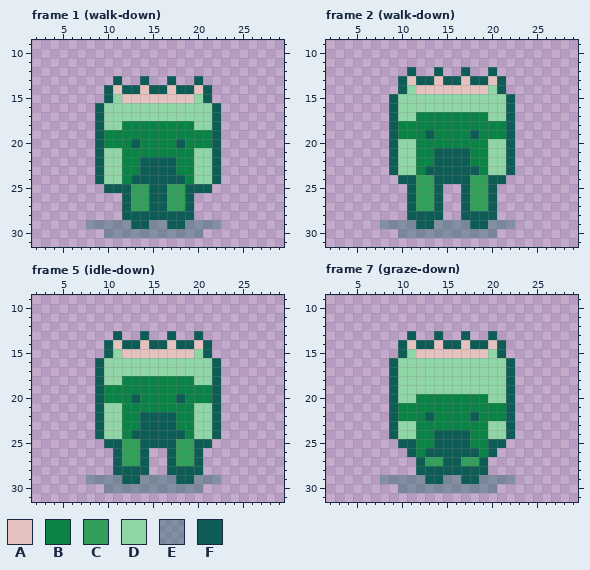
Pixel-art file -- assets/aseprite/actor_sheep.aseprite. This is how it looked before the edit.
32x32 pixels, 32 frames. Shown: frame 1 (walk-down): x 2..29, y 9..31; frame 2 (walk-down): x 2..29, y 9..31; frame 5 (idle-down): x 2..29, y 9..31; frame 7 (graze-down): x 2..29, y 9..31. The commit also changed other frames, which this record leaves out.
Visible layers, top first: "actor", "shadow".
Palette (. is transparent): A #e5c2c0  B #0c8346  C #329f5b  D #8fd5a6  E #0d5d565a  F #0d5d56
Pixels before, frame 1 (walk-down), first column x 8:
13 ...F..F..F..F..
14 ..FAFFAFFAFFAF.
15 ..FDAAAAAAAADF.
16 .FDDDDDDDDDDDDF
17 .FDDDDDDDDDDDDF
18 .FDDBBBBBBBBDDF
19 .FBBBBBBBBBBBBF
20 .FBBBFBBBBFBBBF
21 .FDDBBBBBBBBDDF
22 .FDDBBFFFFBBDDF
23 .FDDBBFFFFBBDDF
24 .FDDBFFFFFFBDDF
25 ..FFFCCFFCCFFF.
26 ....FCCFFCCF...
27 ....FCCFFCCF...
28 ....FFFFFFFF...
29 EEEEEFFEEFFEEEE
30 ..EEEEEEEEEEE..
Pixels before, frame 2 (walk-down), first column x 8:
12 ...F..F..F..F..
13 ..FAFFAFFAFFAF.
14 ..FDAAAAAAAADF.
15 .FDDDDDDDDDDDDF
16 .FDDDDDDDDDDDDF
17 .FDDBBBBBBBBDDF
18 .FBBBBBBBBBBBBF
19 .FBBBFBBBBFBBBF
20 .FDDBBBBBBBBDDF
21 .FDDBBFFFFBBDDF
22 .FDDBBFFFFBBDDF
23 .FDDBFFFFFFBDDF
24 ..FFCCFFFFCCFF.
25 ...FCCF..FCCF..
26 ...FCCF..FCCF..
27 ...FCCF..FCCF..
28 ...FFFF..FFFF..
29 EEEEFFEEEEFFEEE
30 ..EEEEEEEEEEE..
Pixels before, frame 5 (idle-down), first column x 8:
13 ...F..F..F..F..
14 ..FAFFAFFAFFAF.
15 ..FDAAAAAAAADF.
16 .FDDDDDDDDDDDDF
17 .FDDDDDDDDDDDDF
18 .FDDBBBBBBBBDDF
19 .FBBBBBBBBBBBBF
20 .FBBBFBBBBFBBBF
21 .FDDBBBBBBBBDDF
22 .FDDBBFFFFBBDDF
23 .FDDBBFFFFBBDDF
24 .FDDBFFFFFFBDDF
25 ..FFCCFFFFCCFF.
26 ...FCCF..FCCF..
27 ...FCCF..FCCF..
28 ...FFFF..FFFF..
29 EEEEFFEEEEFFEEE
30 ..EEEEEEEEEEE..
Pixels before, frame 7 (graze-down), first column x 8:
13 ...F..F..F..F..
14 ..FAFFAFFAFFAF.
15 ..FDAAAAAAAADF.
16 .FDDDDDDDDDDDDF
17 .FDDDDDDDDDDDDF
18 .FDDDDDDDDDDDDF
19 .FDDDDDDDDDDDDF
20 .FDDBBBBBBBBDDF
21 .FBBBBBBBBBBBBF
22 .FBBBFBBBBFBBBF
23 .FDDBBBBBBBBDDF
24 .FDDBBFFFFBBDDF
25 ..FFBBFFFFBBFF.
26 ...FBFFFFFFBF..
27 ....FCCFFCCF...
28 ....FFFFFFFF...
29 EEEEEFFEEFFEEEE
30 ..EEEEEEEEEEE..
New version:
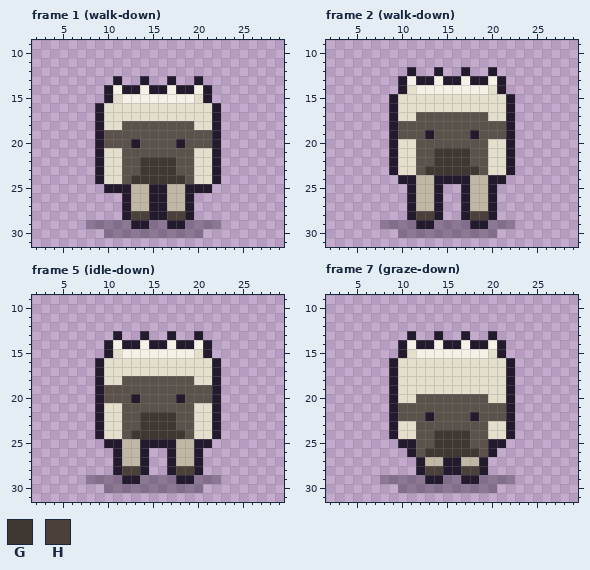
Colours new in this view: G #3e3732  H #4a413a
Change:
{"colour":"A","old":"#e5c2c0","new":"#f5f1e6"}
{"colour":"B","old":"#0c8346","new":"#5b524b"}
{"colour":"C","old":"#329f5b","new":"#c0b8a4"}
{"colour":"D","old":"#8fd5a6","new":"#e4decd"}
{"colour":"E","old":"#0d5d565a","new":"#241a2e5a"}
{"colour":"F","old":"#0d5d56","new":"#241a2e"}
{"where": "frame 1 (walk-down), layer \"actor\""}
{"frame":1,"y":22,"x":14,"old":"FFFF","new":"GGGG"}
{"frame":1,"y":23,"x":14,"old":"FFFF","new":"GGGG"}
{"frame":1,"y":24,"x":13,"old":"FFFFFF","new":"GGGGGG"}
{"frame":1,"y":28,"x":13,"old":"FF","new":"HH"}
{"frame":1,"y":28,"x":17,"old":"FF","new":"HH"}
{"where": "frame 2 (walk-down), layer \"actor\""}
{"frame":2,"y":21,"x":14,"old":"FFFF","new":"GGGG"}
{"frame":2,"y":22,"x":14,"old":"FFFF","new":"GGGG"}
{"frame":2,"y":23,"x":13,"old":"FFFFFF","new":"GGGGGG"}
{"frame":2,"y":28,"x":12,"old":"FF","new":"HH"}
{"frame":2,"y":28,"x":18,"old":"FF","new":"HH"}
{"where": "frame 5 (idle-down), layer \"actor\""}
{"frame":5,"y":22,"x":14,"old":"FFFF","new":"GGGG"}
{"frame":5,"y":23,"x":14,"old":"FFFF","new":"GGGG"}
{"frame":5,"y":24,"x":13,"old":"FFFFFF","new":"GGGGGG"}
{"frame":5,"y":28,"x":12,"old":"FF","new":"HH"}
{"frame":5,"y":28,"x":18,"old":"FF","new":"HH"}
{"where": "frame 7 (graze-down), layer \"actor\""}
{"frame":7,"y":24,"x":14,"old":"FFFF","new":"GGGG"}
{"frame":7,"y":25,"x":14,"old":"FFFF","new":"GGGG"}
{"frame":7,"y":26,"x":13,"old":"FFFFFF","new":"GGGGGG"}
{"frame":7,"y":28,"x":13,"old":"FF","new":"HH"}
{"frame":7,"y":28,"x":17,"old":"FF","new":"HH"}
{"label":"changed","picture_box":[86,76,221,238]}
{"label":"changed","picture_box":[380,67,515,238]}
{"label":"changed","picture_box":[86,331,221,493]}
{"label":"changed","picture_box":[380,331,515,493]}
